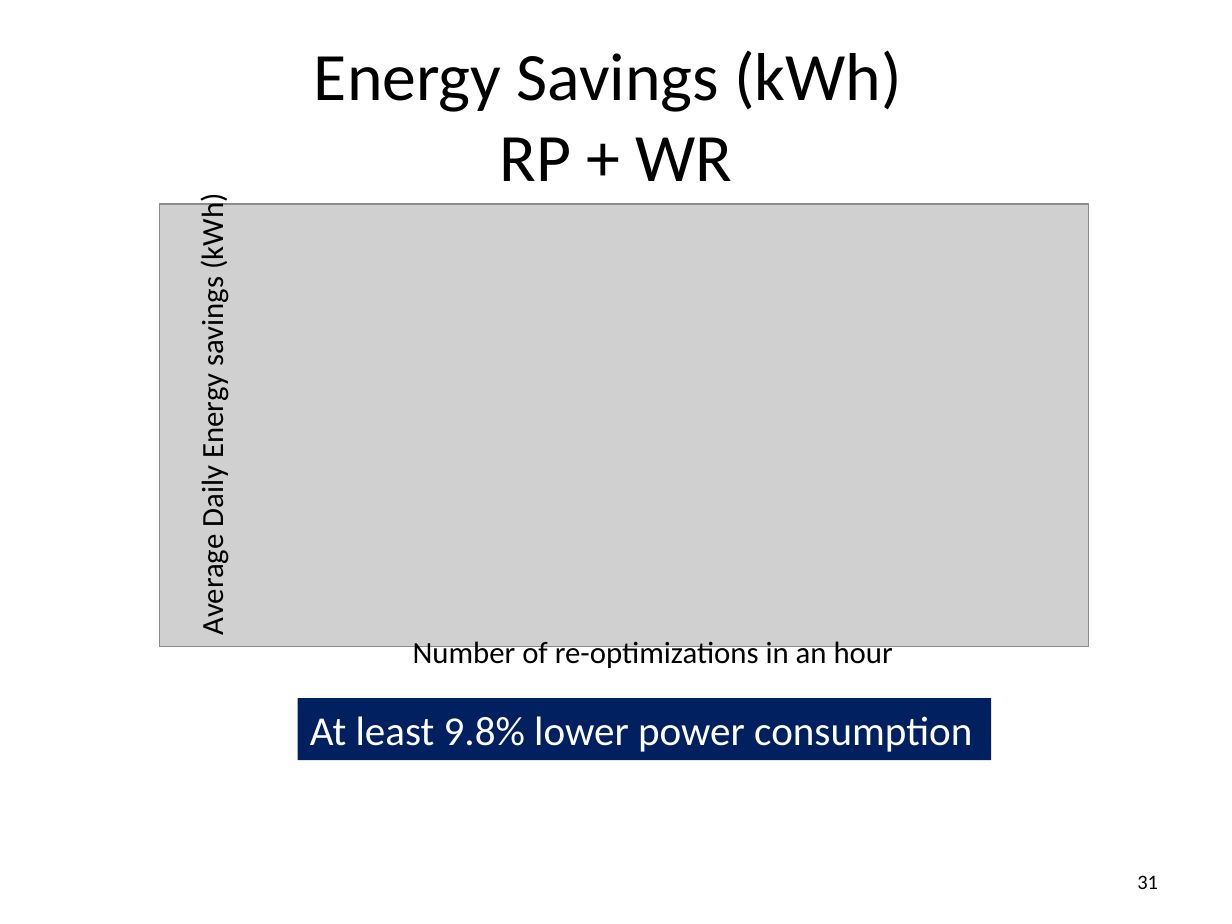
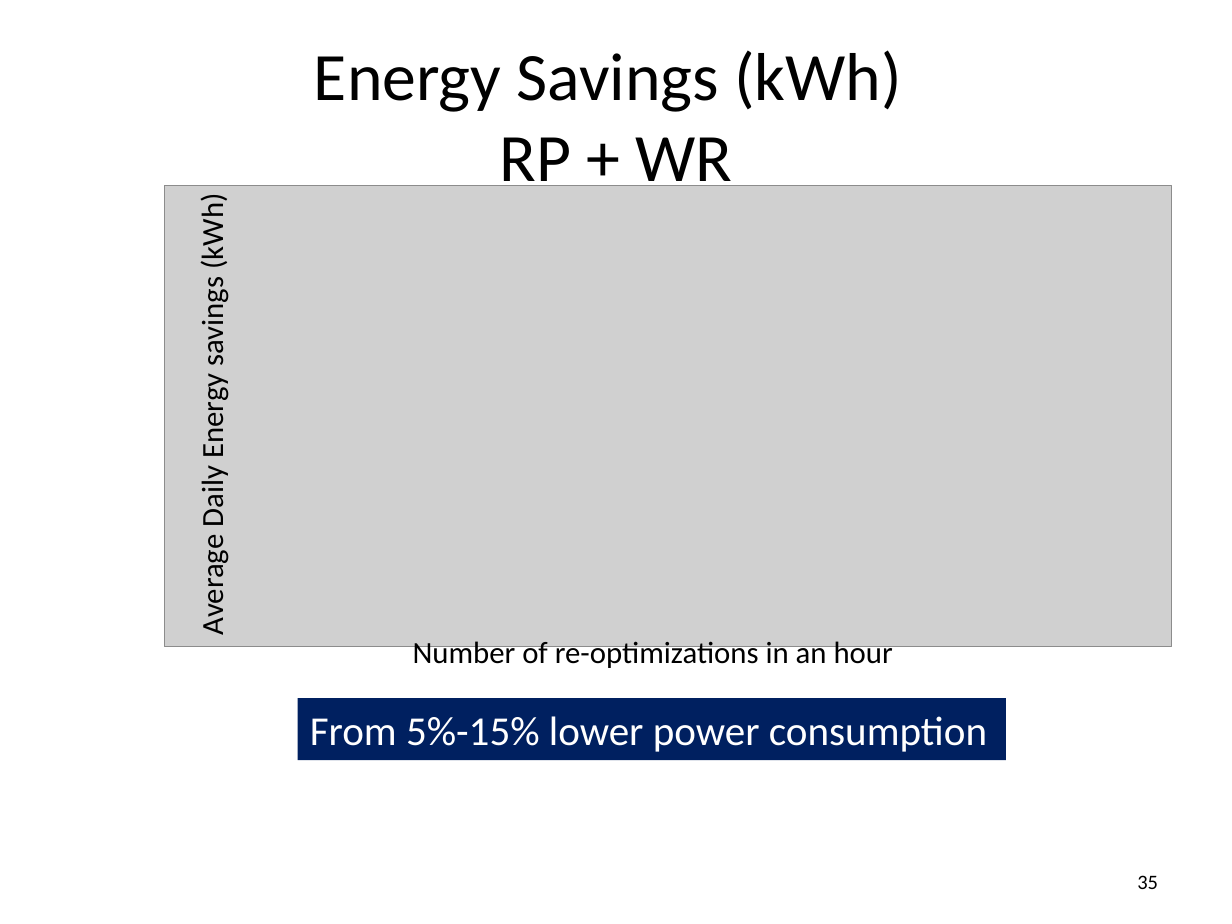
Before and after one commit to msaqib/Dissertation, a slide deck: slide 35 of RED-BLv8b.pptx (slide 31 before the commit). Drawn at 1232x924 pixels with LibreOffice and Linux fonts; fonts in the diff are those of the drawing; grey boxes stand for pictures. Boxes give left, top, right and bottom in pixels: in the first picture for what was removed or moved away, otherwise in the second. Text is boxed around its words. In the diff, an @@ line names an element or a change of style, - is before the commit and + after.

```diff
--- a/RED-BLv8b.pptx
+++ b/RED-BLv8b.pptx
@@ picture: place and size @@
-picture at bbox=[159, 205, 1088, 647]
+picture at bbox=[164, 185, 1172, 647]
@@ rectangle "From 5%-15% lower power consumption": place and size @@
-rectangle "From 5%-15% lower power consumption" at bbox=[298, 699, 992, 760]
+rectangle "From 5%-15% lower power consumption" at bbox=[298, 699, 1007, 760]
@@ text in rectangle at bbox=[310, 716, 987, 752]: text changed @@
-At least 9.8% lower power consumption
+From 5%-15% lower power consumption
@@ page number at bbox=[1137, 875, 1158, 889]: text changed @@
-31
+35
```
Also in this commit, not shown: 32 other slides changed, 7 slides added, 2 slides removed, 32 other files.
